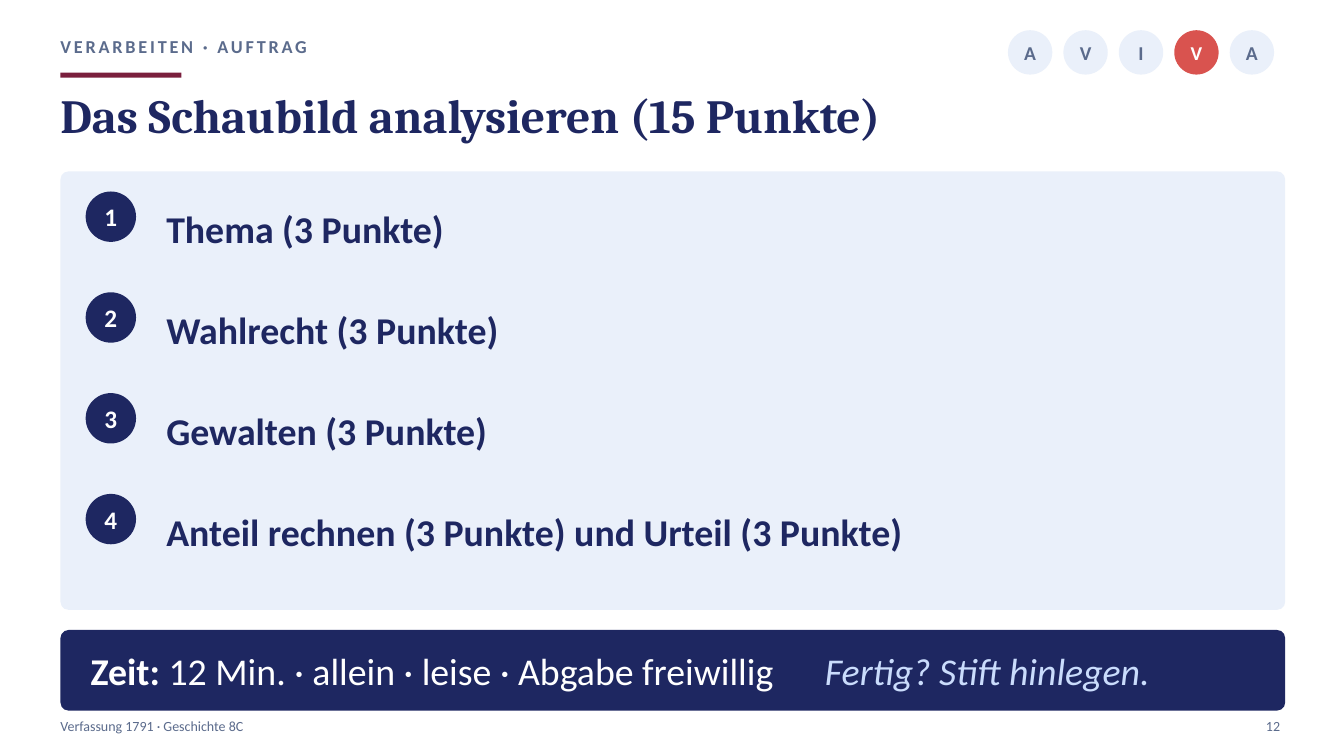
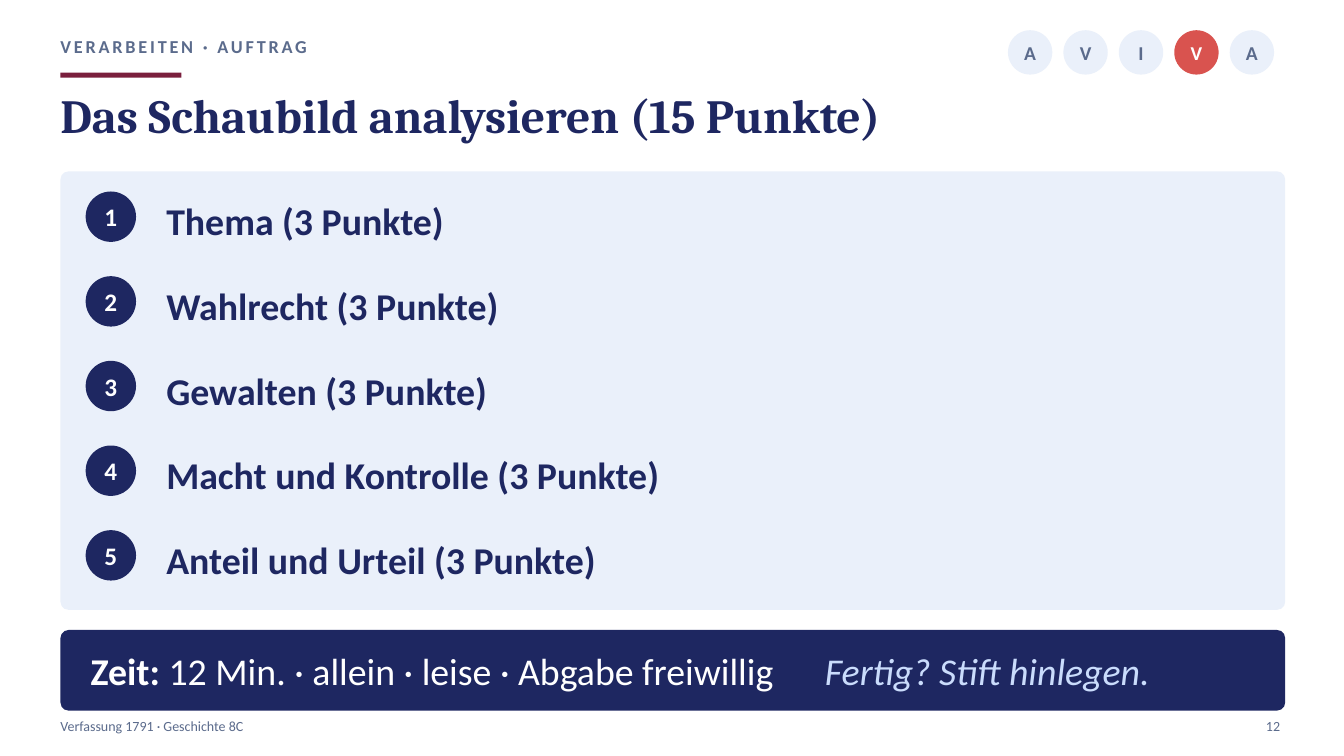
Before and after one commit to golzkonstantin-gif/Schule, a slide deck: slide 12 of Geschichte_8/Stunde5_Verfassung/Praesentation_Stunde5_Verfassung_8C.pptx. Drawn at 1344x756 pixels with LibreOffice and Linux fonts; fonts in the diff are those of the drawing. Boxes give left, top, right and bottom in pixels: in the first picture for what was removed or moved away, otherwise in the second. Text is boxed around its words. In the diff, an @@ line names an element or a change of style, - is before the commit and + after.

```diff
--- a/Geschichte_8/Stunde5_Verfassung/Praesentation_Stunde5_Verfassung_8C.pptx
+++ b/Geschichte_8/Stunde5_Verfassung/Praesentation_Stunde5_Verfassung_8C.pptx
@@ text "Thema (3 Punkte)": place and size @@
-text "Thema (3 Punkte)" at (166, 215, 444, 249)
+text "Thema (3 Punkte)" at (166, 207, 444, 241)
@@ text "Wahlrecht (3 Punkte)": place and size @@
-text "Wahlrecht (3 Punkte)" at (166, 316, 498, 350)
+text "Wahlrecht (3 Punkte)" at (166, 292, 498, 326)
@@ text "2": place and size @@
-text "2" at (104, 310, 117, 327)
+text "2" at (104, 294, 117, 311)
@@ ellipse: place and size @@
-ellipse at (86, 292, 136, 343)
+ellipse at (86, 276, 136, 327)
@@ text "Gewalten (3 Punkte)": place and size @@
-text "Gewalten (3 Punkte)" at (166, 417, 487, 451)
+text "Gewalten (3 Punkte)" at (166, 377, 487, 411)
@@ text "3": place and size @@
-text "3" at (104, 411, 117, 428)
+text "3" at (104, 379, 117, 396)
@@ ellipse: place and size @@
-ellipse at (86, 393, 136, 444)
+ellipse at (86, 361, 136, 411)
@@ text "4": place and size @@
-text "4" at (104, 512, 117, 529)
+text "4" at (104, 463, 117, 480)
@@ ellipse: place and size @@
-ellipse at (86, 494, 136, 544)
+ellipse at (86, 446, 136, 496)
@@ text added at (166, 461, 659, 495), 27 pt, text #1E2761, bold @@
+Macht und Kontrolle (3 Punkte)
@@ ellipse added at (86, 530, 136, 581), fill #1E2761 @@
@@ text added at (104, 548, 117, 565), 18 pt, text #FFFFFF, bold @@
+5
@@ text at (166, 546, 596, 580): text changed @@
-Anteil rechnen (3 Punkte) und Urteil (3 Punkte)
+Anteil und Urteil (3 Punkte)
```
Also in this commit, not shown: 2 other slides changed, 16 other files.
